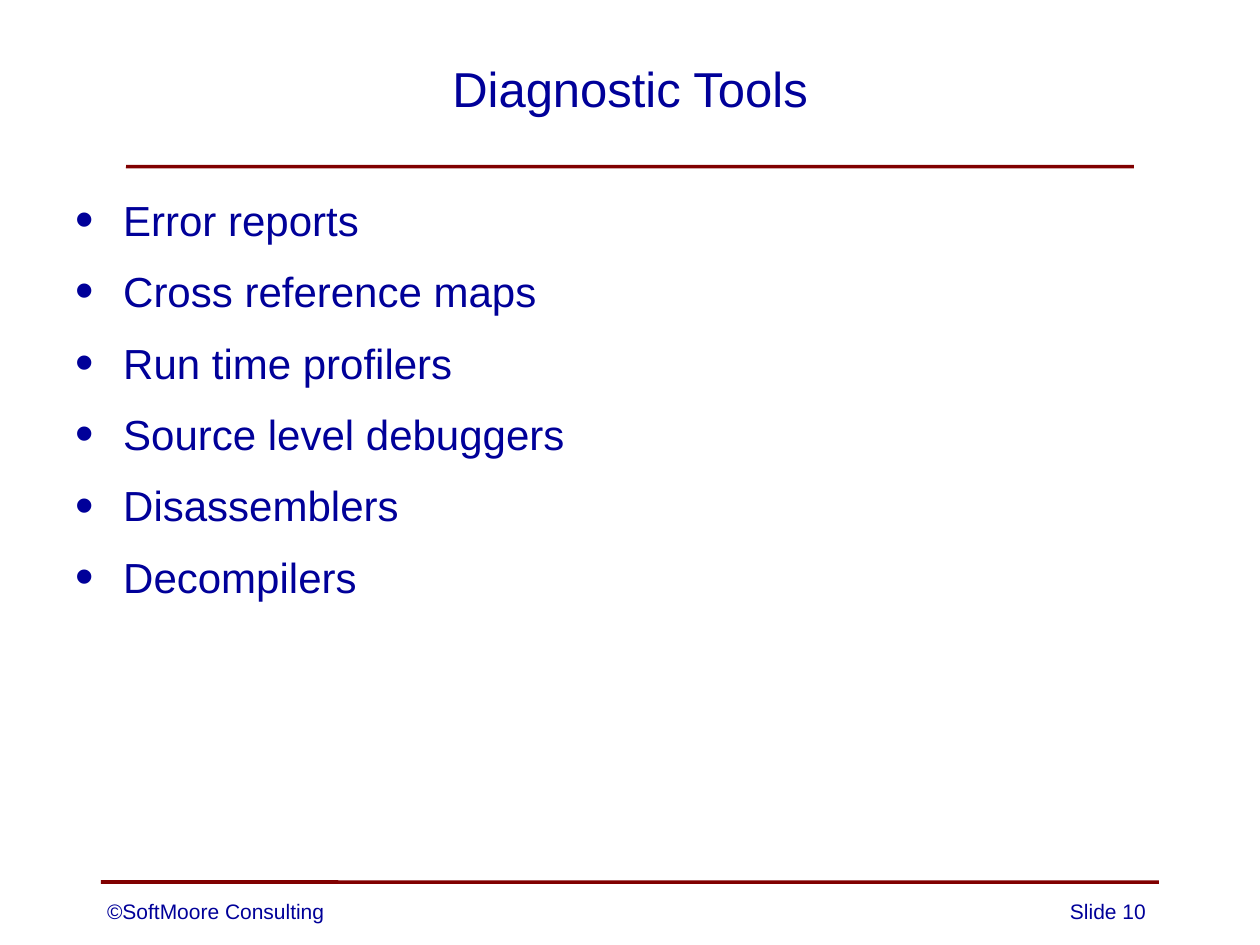
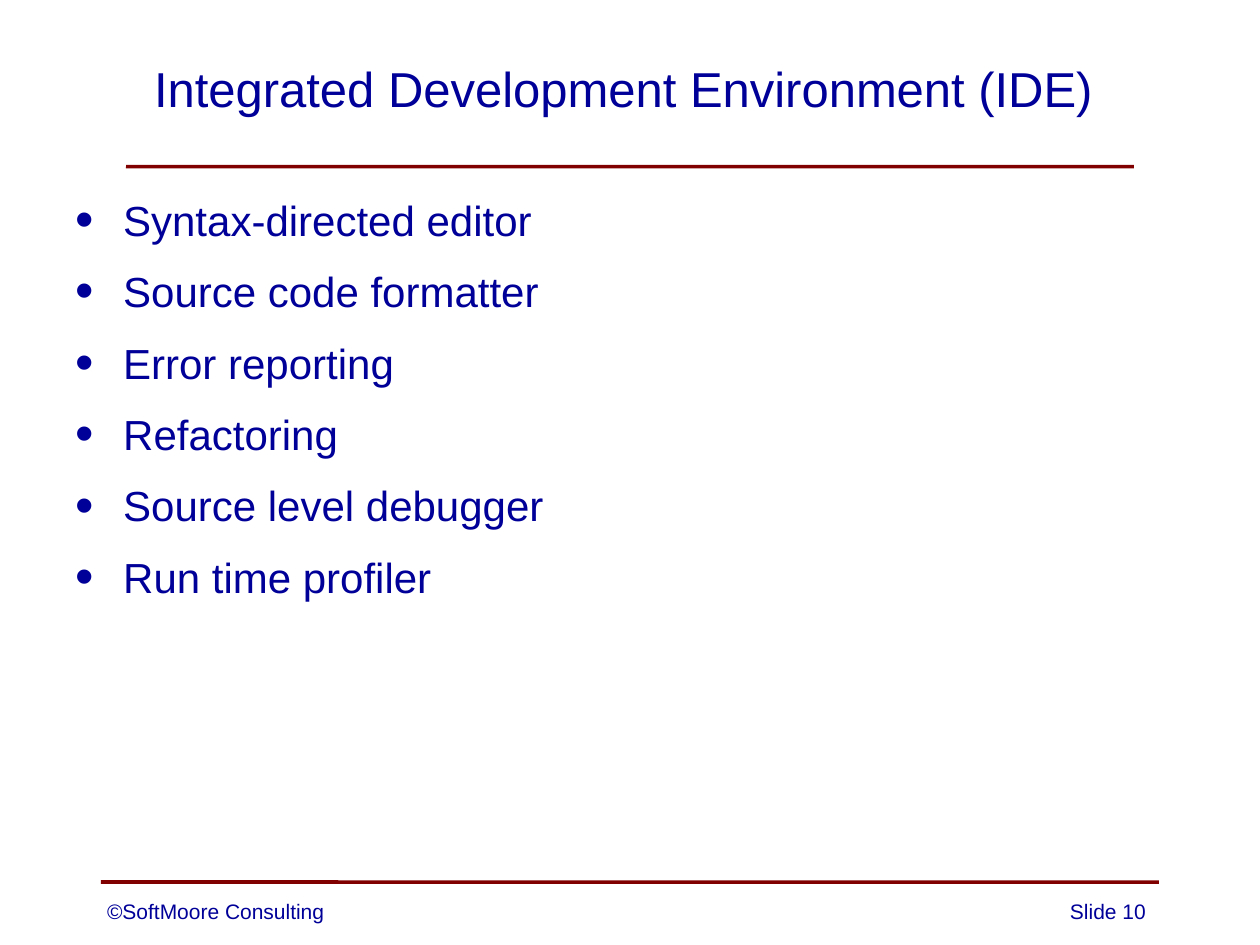
Before and after one commit to SoftMoore/CPRL, a slide deck: slide 10 of PowerPoint Slides/01 - Overview of Compilers.pptx. Drawn at 1260x945 pixels with LibreOffice and Linux fonts; fonts in the diff are those of the drawing. Boxes give left, top, right and bottom in pixels: in the first picture for what was removed or moved away, otherwise in the second. Text is boxed around its words. In the diff, an @@ line names an element or a change of style, - is before the commit and + after.

```diff
--- a/PowerPoint Slides/01 - Overview of Compilers.pptx
+++ b/PowerPoint Slides/01 - Overview of Compilers.pptx
@@ title at (x1=154, y1=71, x2=1092, y2=117): text changed @@
-Diagnostic Tools
+Integrated Development Environment (IDE)
@@ text at (x1=123, y1=205, x2=543, y2=601): text changed @@
-• Error reports
-• Cross reference maps
-• Run time profilers
-• Source level debuggers
-• Disassemblers
-• Decompilers
+• Syntax-directed editor
+• Source code formatter
+• Error reporting
+• Refactoring
+• Source level debugger
+• Run time profiler
```
Also in this commit, not shown: 1 other slide changed.
